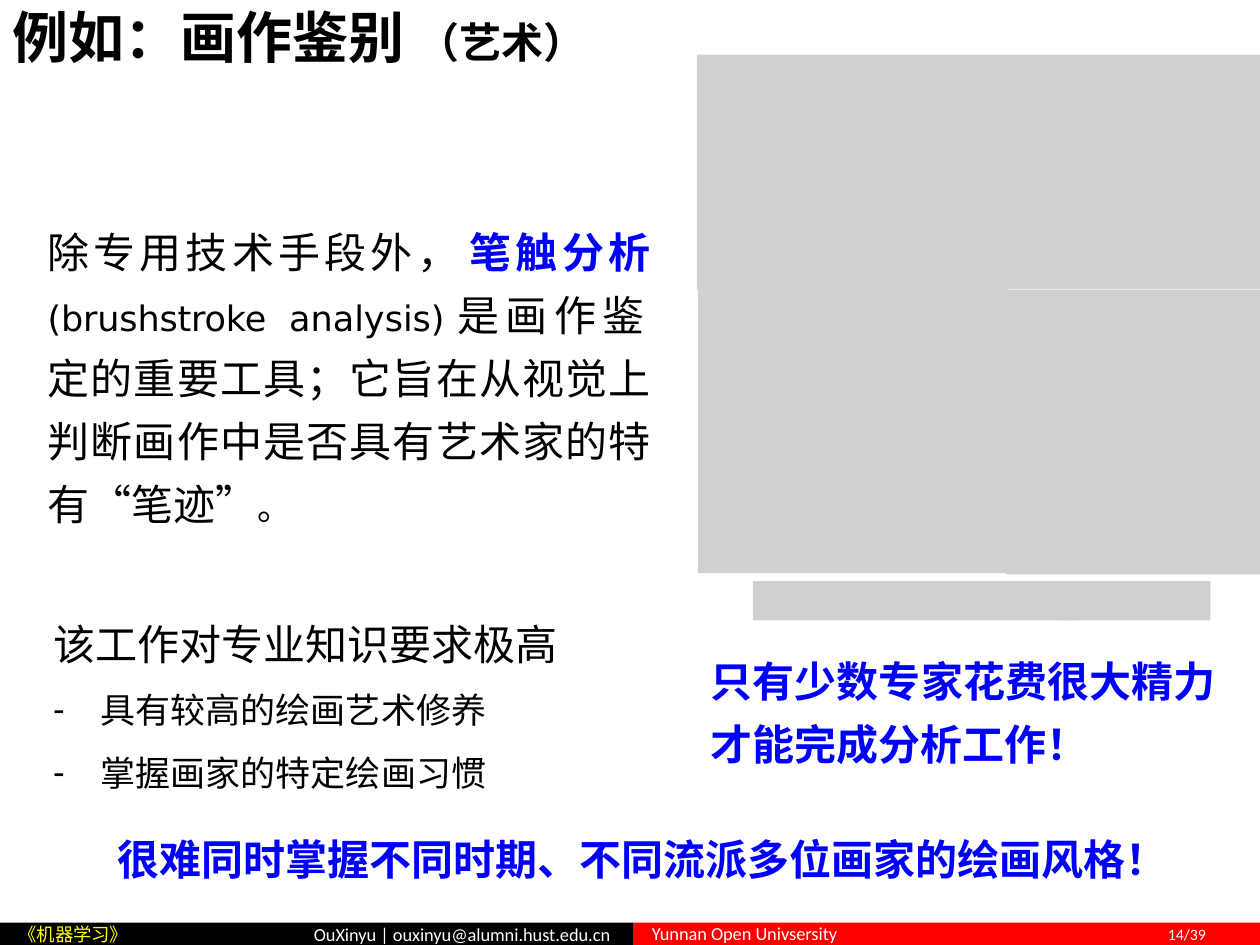
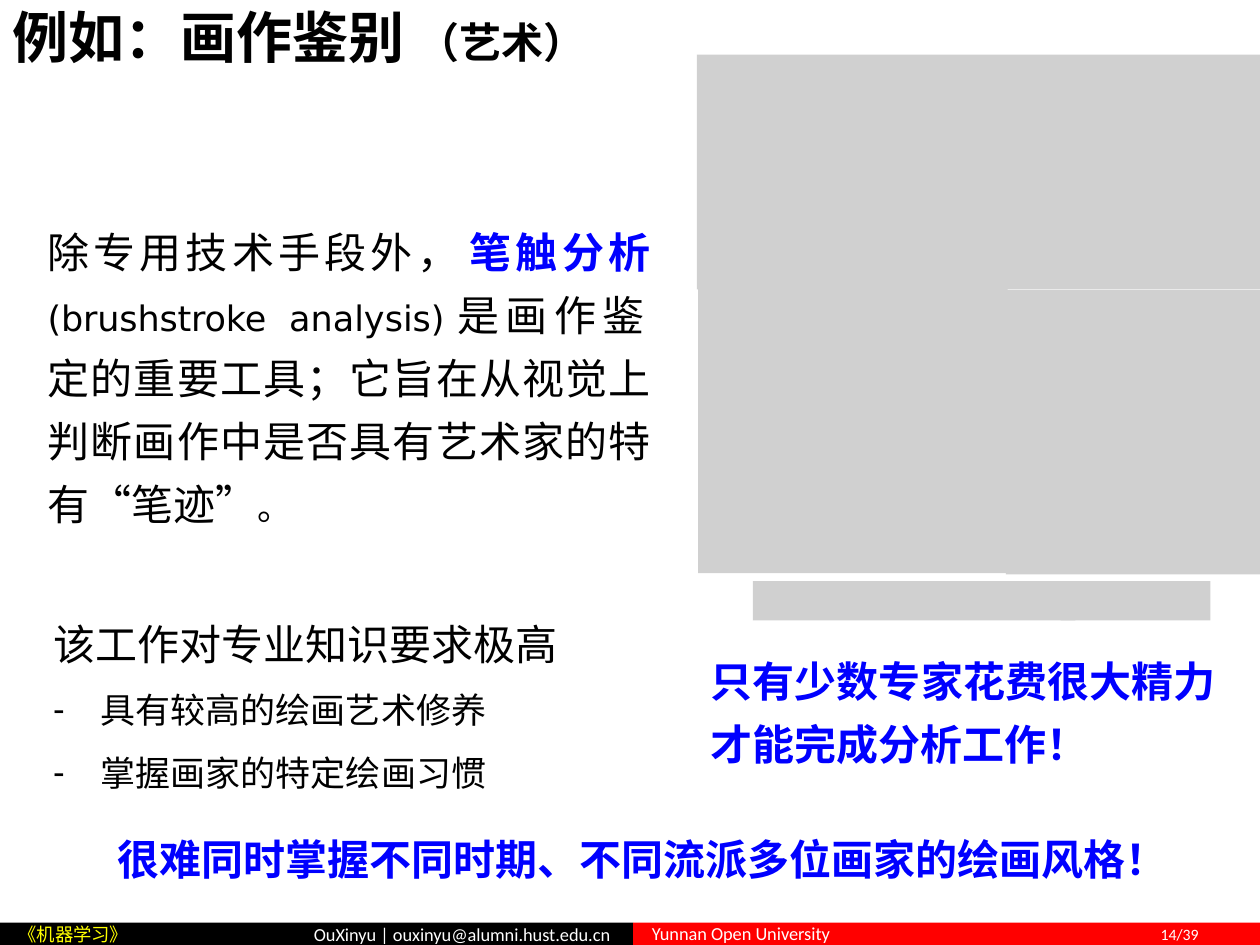
Before and after one commit to ouxinyu/Teaching, a slide deck: slide 14 of MachineLearning/PPT/Ch01AIntroduction.pptx. Drawn at 1260x945 pixels with LibreOffice and Linux fonts; fonts in the diff are those of the drawing; grey boxes stand for pictures; background and template pictures are left out. Boxes give left, top, right and bottom in pixels: in the first picture for what was removed or moved away, otherwise in the second. Text is boxed around its words. In the diff, an @@ line names an element or a change of style, - is before the commit and + after.

```diff
--- a/MachineLearning/PPT/Ch01AIntroduction.pptx
+++ b/MachineLearning/PPT/Ch01AIntroduction.pptx
@@ text in rectangle at [652, 927, 1199, 943]: text changed @@
-Yunnan Open Univsersity 14/39
+Yunnan Open University 14/39
```
Also in this commit, not shown: 37 other slides changed, 1 slide added, 1 slide removed, 4 other files.
